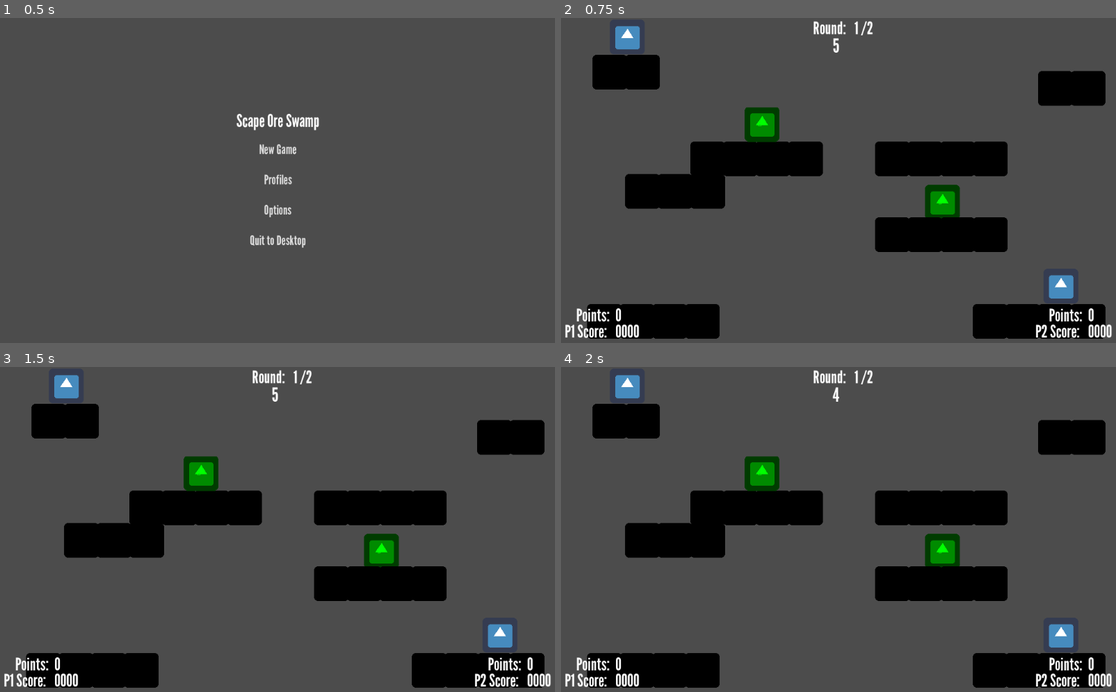
Above: before the commit, frames 1-4 (two rows, left to right).
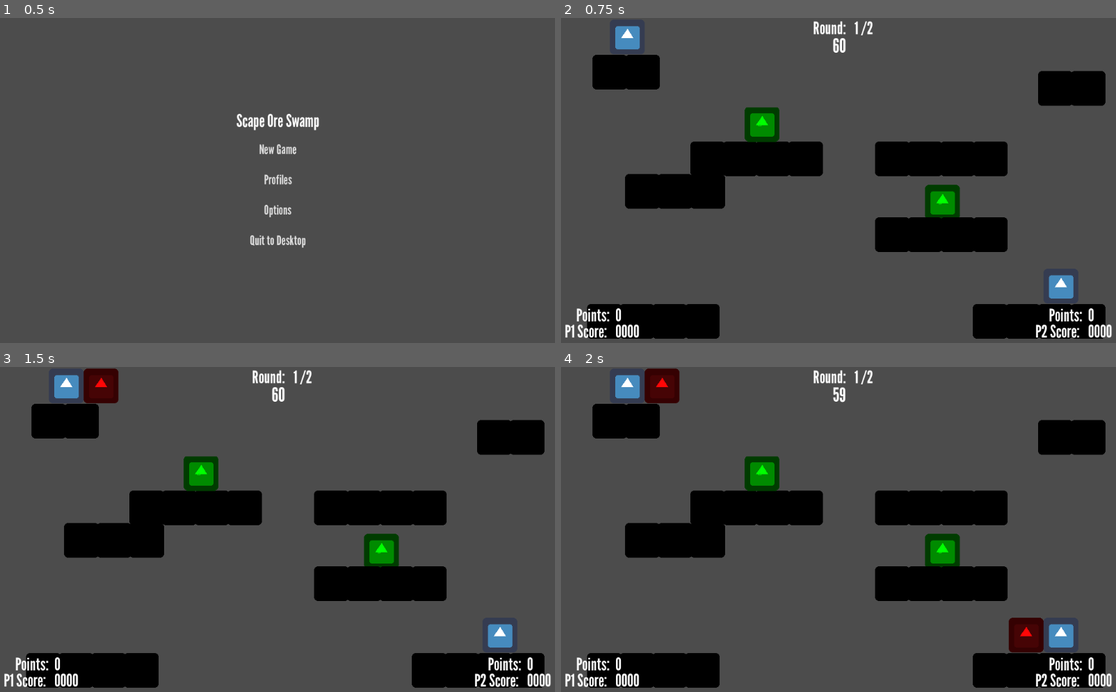
Above: after the commit, the same moments.

Repository: TKlintworth/CryptidJam2019
Game: Godot game, scene res://MainMenu.tscn
Same seed, same stepped clock (60 frames per second), same inputs: the game is played once before the commit and once after it. The engine's default icon, where the game draws it, is replaced by a stand-in: a white triangle on a blue panel in a dark square.
Inputs:
- Up to frame 1 (0.5 s): no input
- Up to frame 2 (0.75 s): click "New Game" at 0.5 s
- Up to frame 3 (1.5 s): tap Enter at 1.25 s; tap R (PlaceTrap, bound only after the commit) at 1.35 s
- Up to frame 4 (2 s): tap Keypad 0 (PlaceTrap2, bound only after the commit) at 1.55 s

Frame 1 is identical in both runs. In frame 2, less than 0.1% of the frame differs, in the area x 48-52%, y 6-11%; in frame 3, 0.7%; in frame 4, 1.4%, in the area x 15-87%, y 0-88%.

Commit message:
trap placement allowability

Diff:
--- a/Character.gd
+++ b/Character.gd
@@ -10,9 +10,21 @@
 const MAX_JUMP_COUNT = 2
 
 export var id = 0
-
 var jump_count = 0
 var velocity = Vector2()
+var characterOffset = 64
+
+# Get trap
+var trapScene = preload("res://Trap.tscn")
+
+# Get sprite of player
+onready var sprite_node = get_node("Pivot/Body")
+# Get node that checks for ability to place a trap
+onready var can_place_trap = get_node("Wall/CanPlaceTrap")
+var canPlaceTrap = false
+var areasInTrapShadow = []
+var input_direction = 0
+var direction = 1
 
 #Handle player input from both characters
 func get_input():
@@ -23,11 +35,36 @@
 	if velocity.y > MAX_FALL_SPEED:
 		velocity.y = MAX_FALL_SPEED
 
+	# Pressing R places a trap for player 1
+	if self.name == "Player1":
+		if Input.is_action_just_pressed("PlaceTrap"):
+			print("Pressed R")
+			var trap = trapScene.instance()
+			# Add a trap as a child of Level so that Character and Trap are siblings
+			get_parent().add_child(trap)
+			trap.transform = get_parent().get_node("Player1").transform
+			# The character offset is how wide the character is, place trap directly in front of player on X axis
+			trap.position += Vector2(characterOffset,0)
+	# Pressing Keypad 0 places a trap for player 2
+	if self.name == "Player2":
+		if Input.is_action_just_pressed("PlaceTrap2"):
+			print("Pressed Keypad 0")
+			var trap = trapScene.instance()
+			# Add a trap as a child of Level so that Character and Trap are siblings
+			get_parent().add_child(trap)
+			trap.transform = get_parent().get_node("Player2").transform
+			# The character offset is how wide the character is, place trap directly in front of player on X axis
+			trap.position += Vector2(-characterOffset,0)
 
+
+	####ADDING COLLIDER FOR TRAP THAT IS IN FRONT OF PLAYER THAT CHECKS FOR RIGHT CONDITIONS
 	if Input.is_action_pressed('right_%s' % id):
 		velocity.x = min(velocity.x + ACCELERATION, MAX_SPEED)
+		#sprite_node.position *= Vector2(-1,0)
 	elif Input.is_action_pressed('left_%s' % id):
 		velocity.x = max(velocity.x - ACCELERATION, -MAX_SPEED)
+		#sprite_node.position *= Vector2(-1,0)
+
 	else:
 		friction = true
 
@@ -54,3 +91,29 @@
 func _physics_process(delta):
 	get_input()
 	#velocity = move_and_slide(velocity, UP)
+
+# Check for the ability to place trap
+func _on_TrapShadow_area_entered(area: Area2D):
+	if area.name == "CanPlaceTrap":
+		areasInTrapShadow.append(area)
+		#print("Can place trap : TRUE")
+		print(areasInTrapShadow)
+		setCanPlaceTrap()
+
+
+func _on_TrapShadow_area_exited(area: Area2D):
+	if area.name == "CanPlaceTrap":
+		#print("Can place trap : FALSE")
+		areasInTrapShadow.pop_front()
+		print(areasInTrapShadow)
+		setCanPlaceTrap()
+
+func setCanPlaceTrap():
+	# Workaround for the situation : leaving one canPlaceTrap zone and immediately entering another : the area exit will
+	# fire last even though theyre still in a trapshadow, preventing trap placement when you should be able to
+	if(areasInTrapShadow.size() > 0):
+		canPlaceTrap = true
+		print("Can place trap : TRUE")
+	else:
+		canPlaceTrap = false
+		print("Can place trap : FALSE")
--- a/Character.tscn
+++ b/Character.tscn
@@ -6,17 +6,40 @@
 [sub_resource type="RectangleShape2D" id=1]
 extents = Vector2( 32, 38 )
 
+[sub_resource type="RectangleShape2D" id=2]
+extents = Vector2( 32, 32 )
+
 [node name="Character" type="KinematicBody2D"]
 position = Vector2( -0.184036, -0.736099 )
 script = ExtResource( 1 )
+__meta__ = {
+"_edit_lock_": true
+}
 id = 1
 
 [node name="Pivot" type="Position2D" parent="."]
+__meta__ = {
+"_edit_lock_": true
+}
 
 [node name="Body" type="Sprite" parent="Pivot"]
 texture = ExtResource( 2 )
+__meta__ = {
+"_edit_lock_": true
+}
 
 [node name="CollisionShape2D" type="CollisionShape2D" parent="."]
 position = Vector2( 0.184036, 0.736099 )
 scale = Vector2( 1.00686, 0.861913 )
 shape = SubResource( 1 )
+__meta__ = {
+"_edit_lock_": true
+}
+
+[node name="TrapShadow" type="Area2D" parent="."]
+position = Vector2( 65, 0.736 )
+
+[node name="CollisionShape2D" type="CollisionShape2D" parent="TrapShadow"]
+shape = SubResource( 2 )
+[connection signal="area_entered" from="TrapShadow" to="." method="_on_TrapShadow_area_entered"]
+[connection signal="area_exited" from="TrapShadow" to="." method="_on_TrapShadow_area_exited"]
--- a/GameManager.gd
+++ b/GameManager.gd
@@ -6,7 +6,7 @@
 # 5 rounds
 # Time countdown between rounds
 # Time it takes for a player to respawn
-export var secondsInRound = 5
+export var secondsInRound = 60
 export var rounds = 2
 export var timeBetweenRounds = 4
 export var spawnTime = 3
@@ -42,7 +42,8 @@
 	current_scene.get_node("Player2").position = current_scene.get_node("Player2Spawn").position
 
 	#Increment round
-	current_scene.get_node("GUI/Round").adjust(1)
+	if currentRound < rounds:
+		current_scene.get_node("GUI/Round").adjust(1)
 	currentRound += 1
 
 	# Here can put the functionality that pauses the round
@@ -56,12 +57,12 @@
 	#Start round tracker at 1
 	current_scene.get_node("GUI/Round").adjust(1)
 	#Game Loop
-	while(currentRound < rounds):
+	while(currentRound <= rounds):
 		#Start the timer that displays remaining time in round
 		current_scene.get_node("GUI/TimeLabel/Timer").start(secondsInRound)
 		yield(get_tree().create_timer(secondsInRound), "timeout")
 		resolve_round()
-		print("Current round: ", currentRound)
+		#print("Current round: ", currentRound)
 	if PlayerVariables.player2Score > PlayerVariables.player1Score:
 		gameEnd("Player2")
 	elif PlayerVariables.player1Score > PlayerVariables.player2Score:
--- a/Level.tscn
+++ b/Level.tscn
@@ -19,9 +19,11 @@
 upper = 15
 
 [node name="Player2" parent="." instance=ExtResource( 3 )]
+editor/display_folded = false
 position = Vector2( 920, 490 )
 
 [node name="Player1" parent="." instance=ExtResource( 4 )]
+editor/display_folded = false
 position = Vector2( 122, 30.7361 )
 
 [node name="Wall" parent="." instance=ExtResource( 5 )]
--- /dev/null
+++ b/Trap.gd
@@ -0,0 +1,4 @@
+extends Area2D
+
+# How much durability does the trap have
+export var durability = 3
--- /dev/null
+++ b/Trap.tscn
@@ -0,0 +1,16 @@
+[gd_scene load_steps=4 format=2]
+
+[ext_resource path="res://Trap.gd" type="Script" id=1]
+[ext_resource path="res://icon.png" type="Texture" id=2]
+
+[sub_resource type="RectangleShape2D" id=1]
+
+[node name="Trap" type="Area2D"]
+script = ExtResource( 1 )
+
+[node name="CollisionShape2D" type="CollisionShape2D" parent="."]
+shape = SubResource( 1 )
+
+[node name="Sprite" type="Sprite" parent="."]
+modulate = Color( 1, 0.0313726, 0.0313726, 1 )
+texture = ExtResource( 2 )
--- /dev/null
+++ b/TrapManager.gd
@@ -0,0 +1 @@
+extends Node
--- a/Wall.tscn
+++ b/Wall.tscn
@@ -1,19 +1,34 @@
-[gd_scene load_steps=3 format=2]
+[gd_scene load_steps=4 format=2]
 
 [ext_resource path="res://icon.png" type="Texture" id=1]
 
 [sub_resource type="RectangleShape2D" id=1]
 extents = Vector2( 32, 32 )
 
+[sub_resource type="RectangleShape2D" id=2]
+extents = Vector2( 30, 10 )
+
 [node name="Wall" type="StaticBody2D"]
 position = Vector2( 352, 256 )
 __meta__ = {
-"_edit_group_": true
+"_edit_lock_": true
 }
 
 [node name="Sprite" type="Sprite" parent="."]
 modulate = Color( 0, 0, 0, 1 )
 texture = ExtResource( 1 )
+__meta__ = {
+"_edit_lock_": true
+}
 
 [node name="CollisionShape2D" type="CollisionShape2D" parent="."]
 shape = SubResource( 1 )
+__meta__ = {
+"_edit_lock_": true
+}
+
+[node name="CanPlaceTrap" type="Area2D" parent="."]
+position = Vector2( 0, -42 )
+
+[node name="CollisionShape2D" type="CollisionShape2D" parent="CanPlaceTrap"]
+shape = SubResource( 2 )
--- a/project.godot
+++ b/project.godot
@@ -71,6 +71,16 @@
 "events": [ Object(InputEventKey,"resource_local_to_scene":false,"resource_name":"","device":0,"alt":false,"shift":false,"control":false,"meta":false,"command":false,"pressed":false,"scancode":16777234,"unicode":0,"echo":false,"script":null)
  ]
 }
+PlaceTrap={
+"deadzone": 0.5,
+"events": [ Object(InputEventKey,"resource_local_to_scene":false,"resource_name":"","device":0,"alt":false,"shift":false,"control":false,"meta":false,"command":false,"pressed":false,"scancode":82,"unicode":0,"echo":false,"script":null)
+ ]
+}
+PlaceTrap2={
+"deadzone": 0.5,
+"events": [ Object(InputEventKey,"resource_local_to_scene":false,"resource_name":"","device":0,"alt":false,"shift":false,"control":false,"meta":false,"command":false,"pressed":false,"scancode":16777350,"unicode":0,"echo":false,"script":null)
+ ]
+}
 
 [rendering]
 
Not shown: 1 places in Character.tscn that only renumber resources
